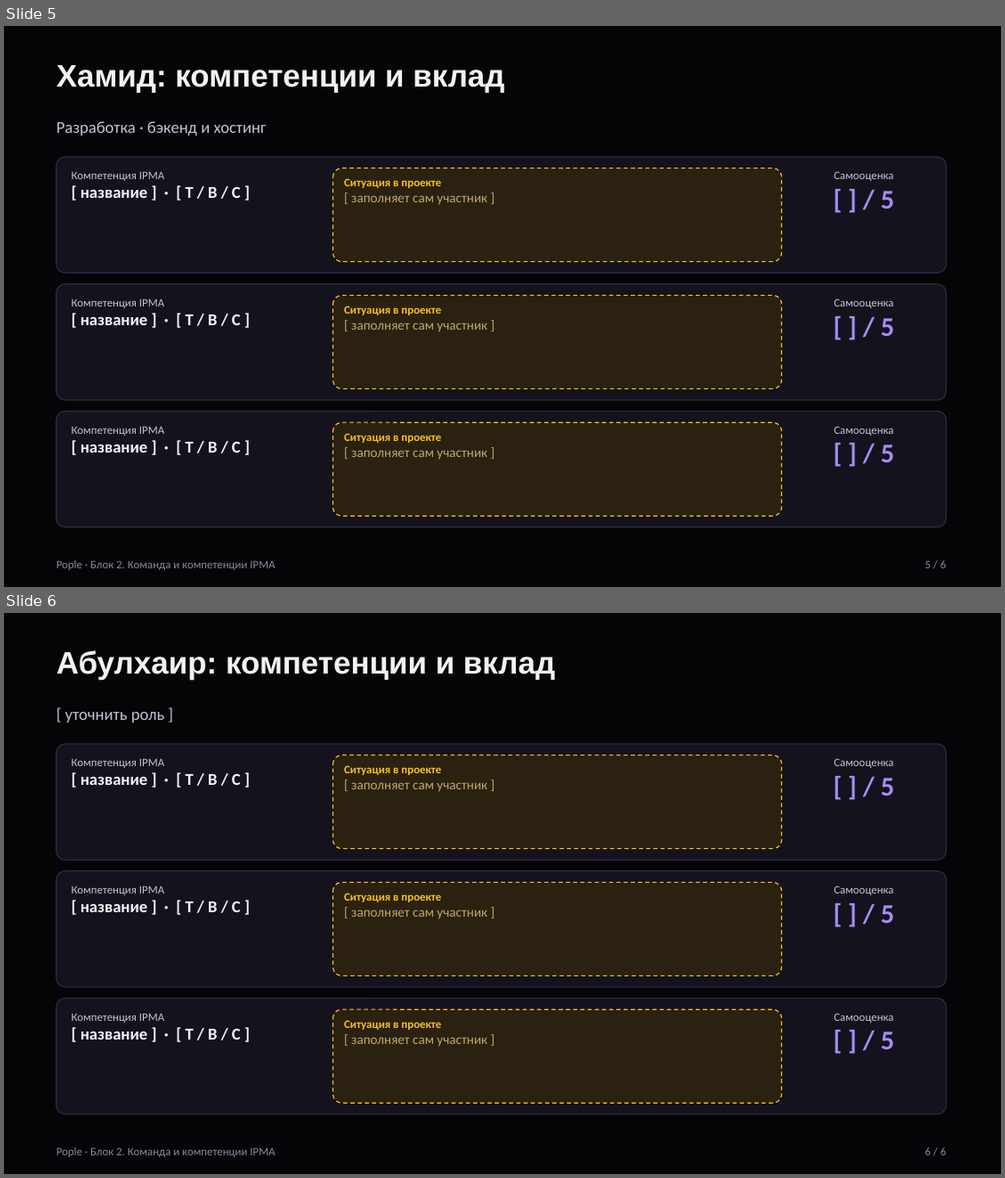
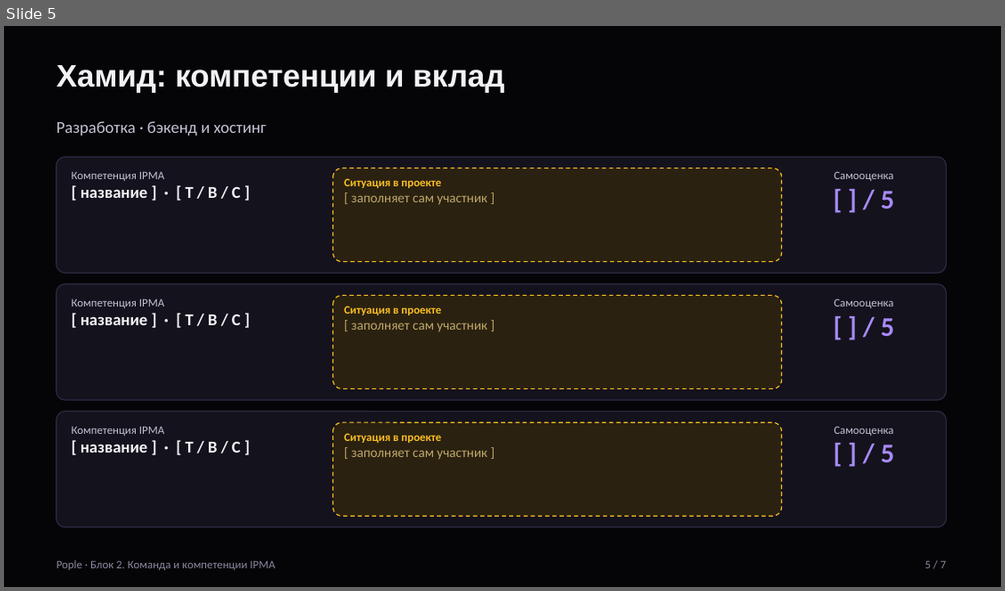
Before and after one commit to taekeanoshi/Almau_messanger, a slide deck: docs/block2/Block2_IPMA_slides.pptx. Shown one above the other, each under a label of ours: slides 5 and 6 before the commit, slide 5 after it. The pictures are 1005x1178 and 1005x591 pixels, drawn with LibreOffice and Linux fonts; fonts in the diff are those of the drawing. Boxes give left, top, right and bottom in pixels: in the first picture for what was removed or moved away, otherwise in the second. Text is boxed around its words. In the diff, an @@ line names an element or a change of style, - is before the commit and + after.

```diff
--- a/docs/block2/Block2_IPMA_slides.pptx
+++ b/docs/block2/Block2_IPMA_slides.pptx
@@ slide 6 removed at (x1=4, y1=613, x2=1001, y2=1174), background #050507 @@
@@ text removed at (x1=57, y1=650, x2=555, y2=680) @@
-Абулхаир: компетенции и вклад
@@ text removed at (x1=65, y1=712, x2=164, y2=722) @@
-[ уточнить роль ]
@@ rounded rectangle removed at (x1=57, y1=744, x2=947, y2=860) @@
@@ text removed at (x1=72, y1=758, x2=241, y2=785) @@
-Компетенция IPMA
-[ название ] · [ T / B / C ]
@@ rounded rectangle removed at (x1=333, y1=755, x2=782, y2=849) @@
@@ text removed at (x1=344, y1=765, x2=487, y2=792) @@
-Ситуация в проекте
-[ заполняет сам участник ]
@@ text removed at (x1=833, y1=758, x2=894, y2=795) @@
-Самооценка
-[ ] / 5
@@ rounded rectangle removed at (x1=57, y1=871, x2=947, y2=987) @@
@@ text removed at (x1=72, y1=885, x2=241, y2=912) @@
-Компетенция IPMA
-[ название ] · [ T / B / C ]
@@ rounded rectangle removed at (x1=333, y1=882, x2=782, y2=976) @@
@@ text removed at (x1=344, y1=892, x2=487, y2=919) @@
-Ситуация в проекте
-[ заполняет сам участник ]
@@ text removed at (x1=833, y1=885, x2=894, y2=923) @@
-Самооценка
-[ ] / 5
@@ rounded rectangle removed at (x1=57, y1=998, x2=947, y2=1114) @@
@@ text removed at (x1=72, y1=1013, x2=241, y2=1039) @@
-Компетенция IPMA
-[ название ] · [ T / B / C ]
@@ rounded rectangle removed at (x1=333, y1=1009, x2=782, y2=1103) @@
@@ text removed at (x1=833, y1=1013, x2=894, y2=1049) @@
-Самооценка
-[ ] / 5
@@ text removed at (x1=344, y1=1020, x2=487, y2=1046) @@
-Ситуация в проекте
-[ заполняет сам участник ]
@@ text removed at (x1=57, y1=1147, x2=275, y2=1157) @@
-Pople · Блок 2. Команда и компетенции IPMA
@@ text removed at (x1=925, y1=1147, x2=946, y2=1155) @@
-6 / 6
@@ slide 5 changed as well @@
@@ text at (x1=925, y1=561, x2=946, y2=568): text changed @@
-5 / 6
+5 / 7
```
Also in this commit, not shown: 4 other slides changed, 2 slides added, 1 other file.
